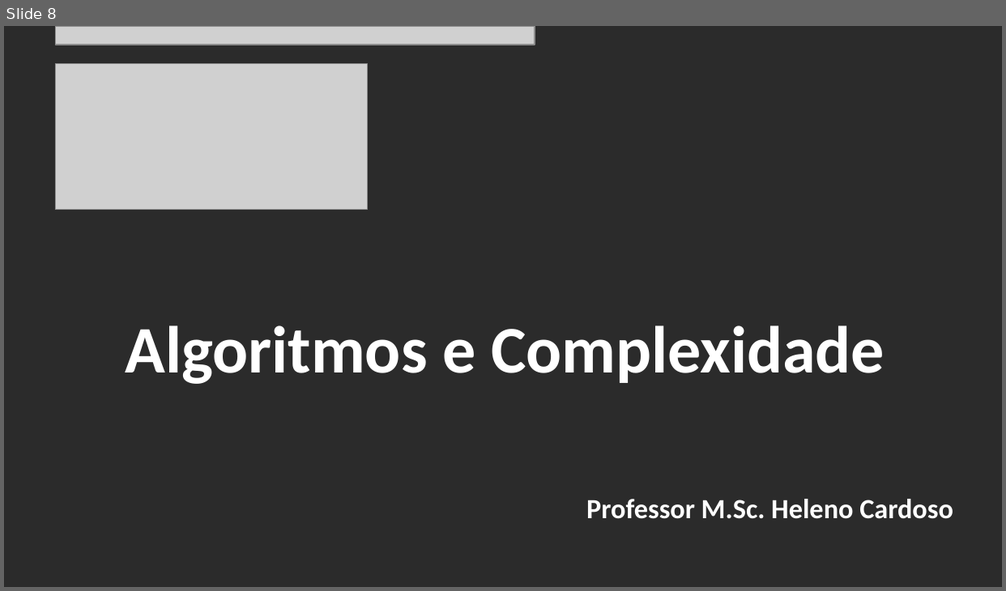
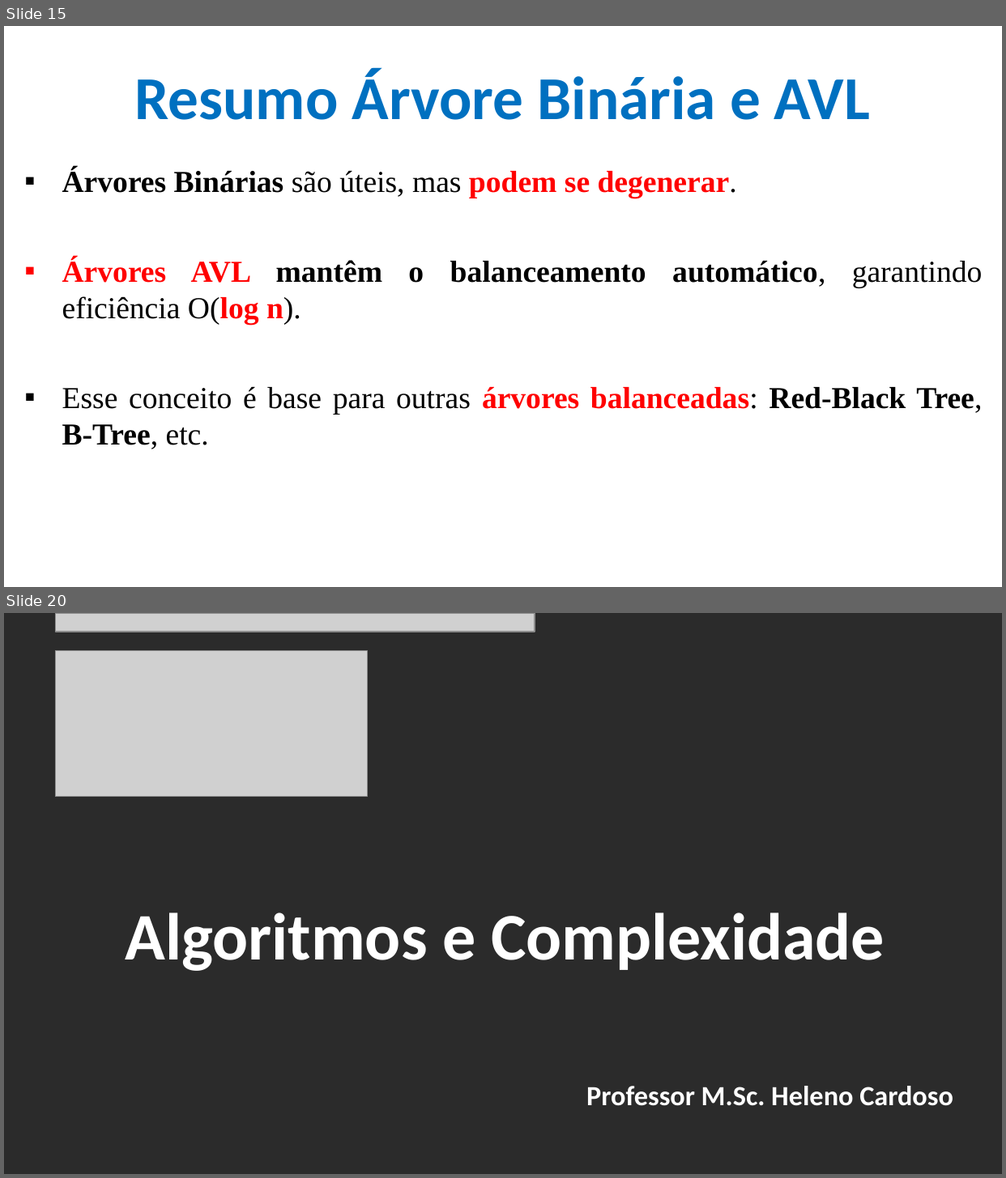
Before and after one commit to CloudEducationBrazil/WydenAlgoritmosEComplexidade, a slide deck: 01 Classes/Aula 06 - Algoritmos e Complexidade - Árvore Binária e AVL.pptx. Shown one above the other, each under a label of ours: slide 8 before the commit, slides 15 and 20 after it; the slides between them are not shown. The pictures are 1006x591 and 1006x1178 pixels, drawn with LibreOffice and Linux fonts; fonts in the diff are those of the drawing; grey boxes stand for pictures; background and template pictures are left out; a plain dark background stands for a picture behind light text. Boxes give left, top, right and bottom in pixels: in the first picture for what was removed or moved away, otherwise in the second. Text is boxed around its words. In the diff, an @@ line names an element or a change of style, - is before the commit and + after.

```diff
--- a/01 Classes/Aula 06 - Algoritmos e Complexidade - Árvore Binária e AVL.pptx
+++ b/01 Classes/Aula 06 - Algoritmos e Complexidade - Árvore Binária e AVL.pptx
@@ slide 15 added at (4, 26, 1002, 587), background picture (left out) @@
@@ title added at (134, 69, 870, 120), 44 pt, text #0070C0, bold @@
+Resumo Árvore Binária e AVL
@@ text added at (62, 169, 982, 450), 22 pt, text #000000, bold @@
+▪ Árvores Binárias são úteis, mas podem se degenerar.
+▪ Árvores AVL mantêm o balanceamento automático, garantindo eficiência O(log n).
+▪ Esse conceito é base para outras árvores balanceadas: Red-Black Tree, B-Tree, etc.
@@ what was slide 8 is now slide 20 @@
```
Also in this commit, not shown: 6 slides changed, 11 other slides added, 5 other files.
